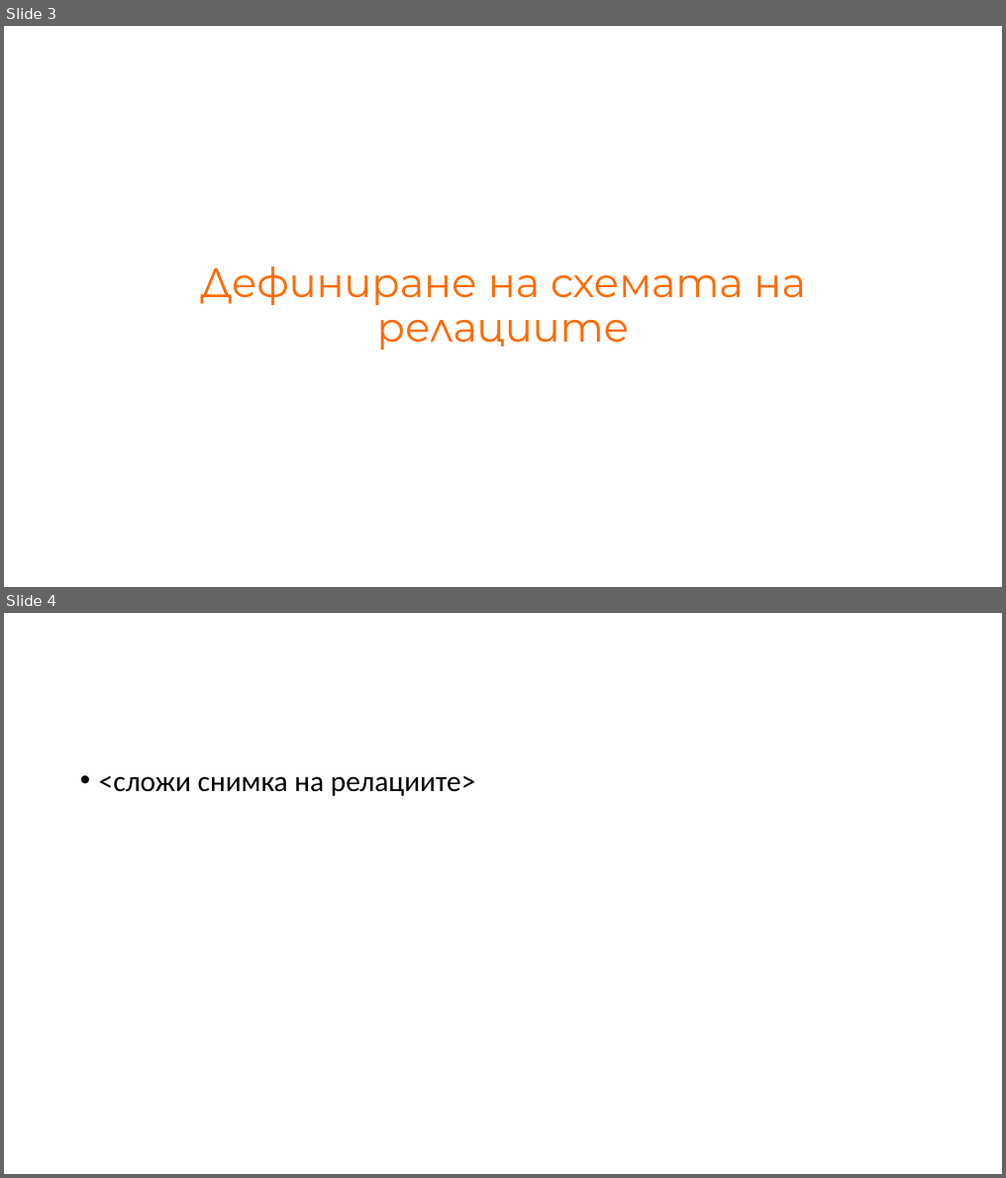
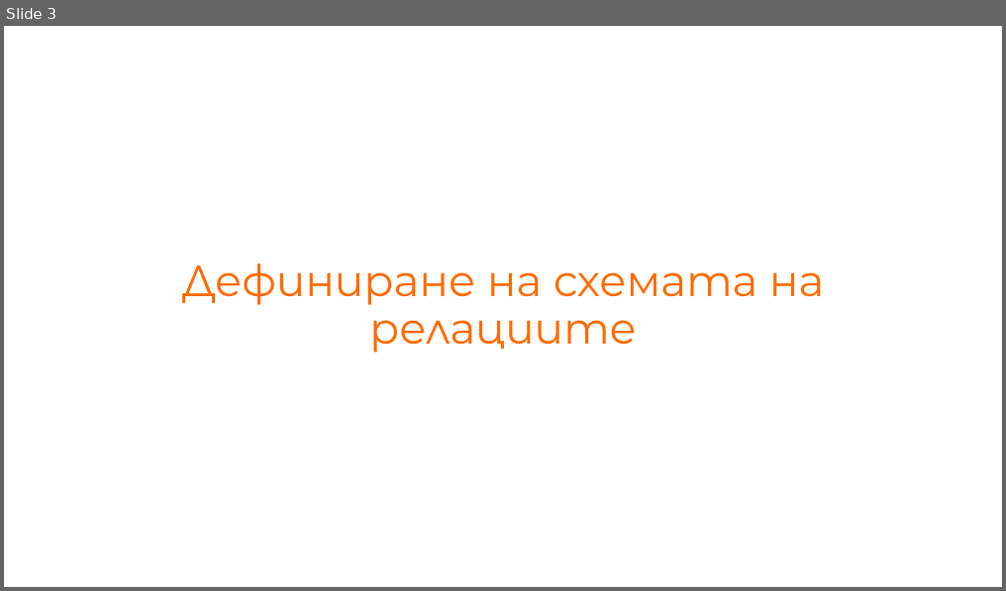
Before and after one commit to NikolaTotev/SQL-Course-Project, a slide deck: Project Presentation.pptx. Shown one above the other, each under a label of ours: slides 3 and 4 before the commit, slide 3 after it. The pictures are 1006x1178 and 1006x591 pixels, drawn with LibreOffice and Linux fonts; fonts in the diff are those of the drawing. Boxes give left, top, right and bottom in pixels: in the first picture for what was removed or moved away, otherwise in the second. Text is boxed around its words. In the diff, an @@ line names an element or a change of style, - is before the commit and + after.

```diff
--- a/Project Presentation.pptx
+++ b/Project Presentation.pptx
@@ slide 4 removed at (4, 613, 1002, 1174), background #FFFFFF @@
@@ text removed at (99, 776, 476, 796) @@
-• <сложи снимка на релациите>
@@ slide 3 changed as well @@
@@ title "Дефиниране на схемата на релациите" at (182, 264, 824, 353): size 39.6 to 42 pt @@
```
Also in this commit, not shown: 4 other slides changed, 8 slides added, 1 other slide removed, 11 other files.
